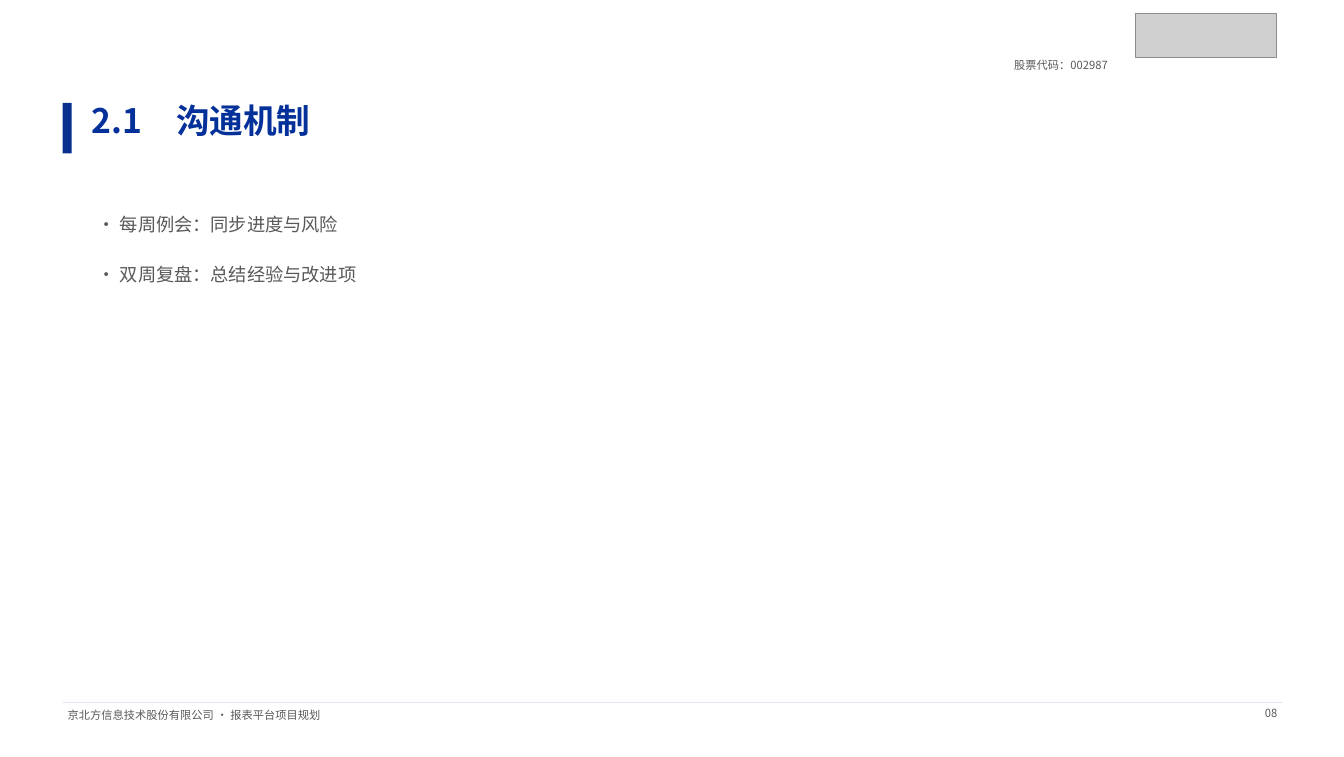
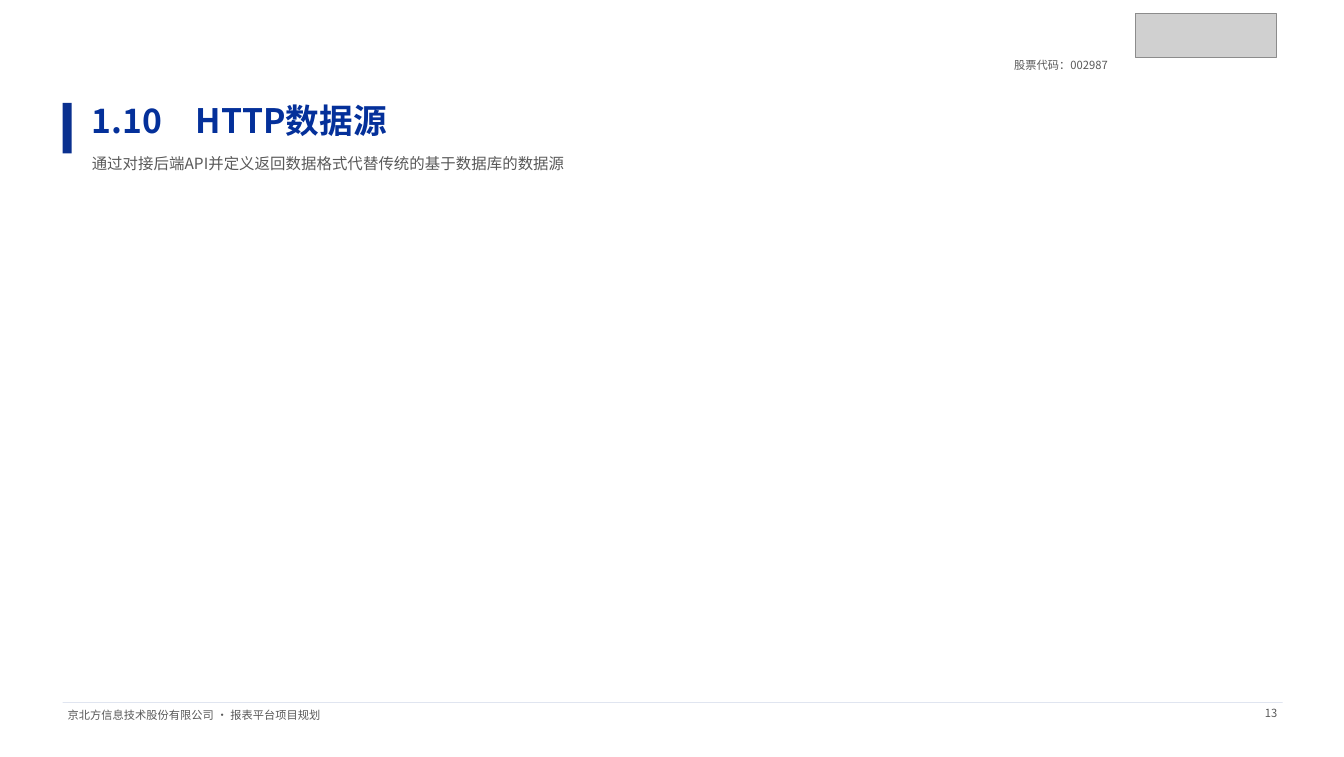
Before and after one commit to Cuiyansong/my-skills, a slide deck: slide 13 of jbf-ppt-skills/examples/sample.pptx (slide 8 before the commit). Drawn at 1344x757 pixels with LibreOffice and Linux fonts; fonts in the diff are those of the drawing; grey boxes stand for pictures. Boxes give left, top, right and bottom in pixels: in the first picture for what was removed or moved away, otherwise in the second. Text is boxed around its words. In the diff, an @@ line names an element or a change of style, - is before the commit and + after.

```diff
--- a/jbf-ppt-skills/examples/sample.pptx
+++ b/jbf-ppt-skills/examples/sample.pptx
@@ text at bbox=[92, 104, 387, 136]: text changed @@
-2.1 沟通机制
+1.10 HTTP数据源
@@ text added at bbox=[92, 156, 564, 170], 11 pt, text #595959 @@
+通过对接后端API并定义返回数据格式代替传统的基于数据库的数据源
@@ text removed at bbox=[120, 215, 338, 233] @@
-• 每周例会：同步进度与风险
@@ text removed at bbox=[120, 265, 356, 283] @@
-• 双周复盘：总结经验与改进项
@@ text at bbox=[1265, 708, 1277, 717]: text changed @@
-08
+13
```
Also in this commit, not shown: 7 other slides changed, 9 slides added, 8 other files.
